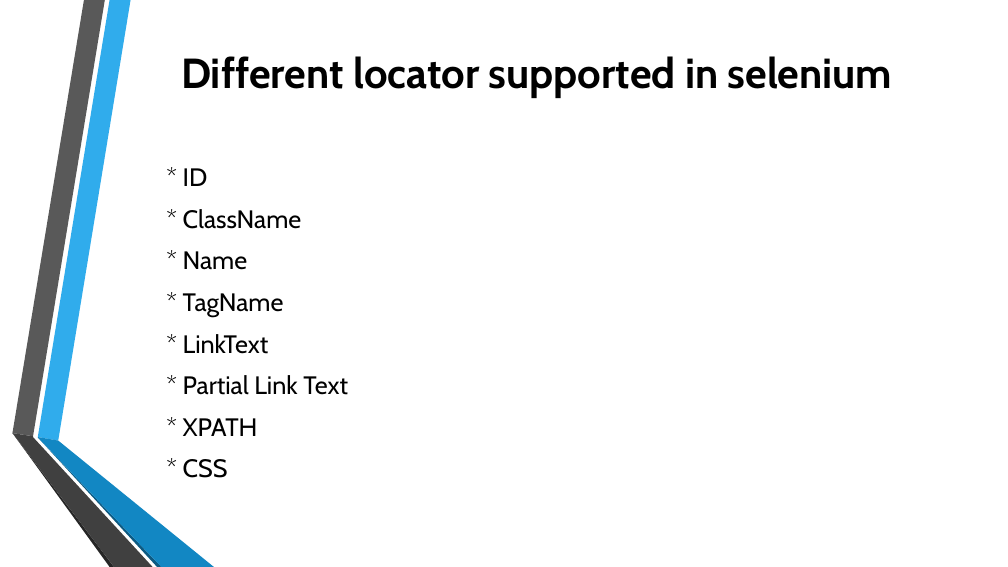
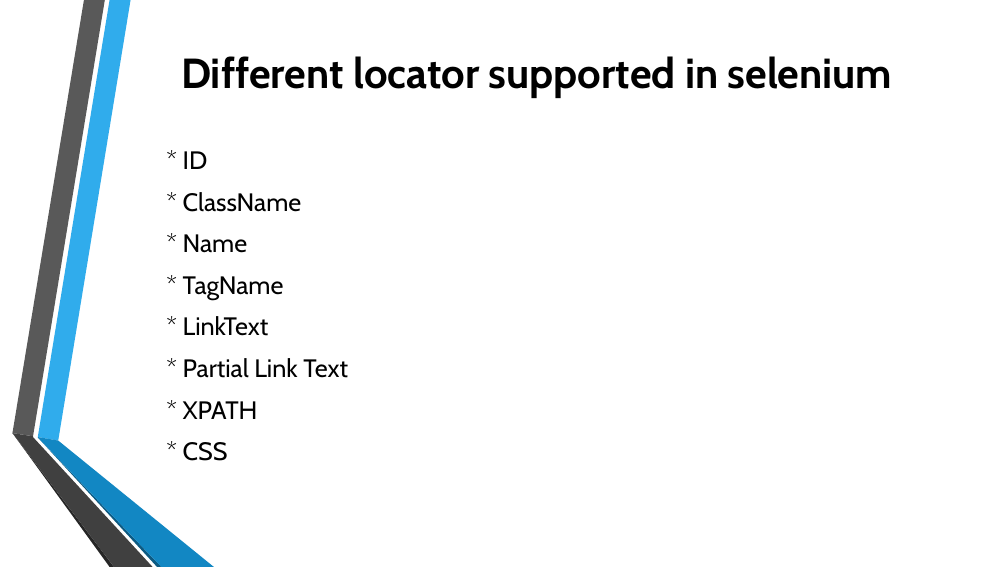
Before and after one commit to Pammugs/PyselAutomation, a slide deck: slide 6 of Selenium pytest framework.pptx. Drawn at 1008x567 pixels with LibreOffice and Linux fonts; fonts in the diff are those of the drawing; background and template pictures are left out. Boxes give left, top, right and bottom in pixels: in the first picture for what was removed or moved away, otherwise in the second. Text is boxed around its words. In the diff, an @@ line names an element or a change of style, - is before the commit and + after.

```diff
--- a/Selenium pytest framework.pptx
+++ b/Selenium pytest framework.pptx
@@ text "* ID" at (x1=183, y1=151, x2=348, y2=461): vertical alignment middle to top @@
```
Also in this commit, not shown: 4 other slides changed, 2 slides added.
